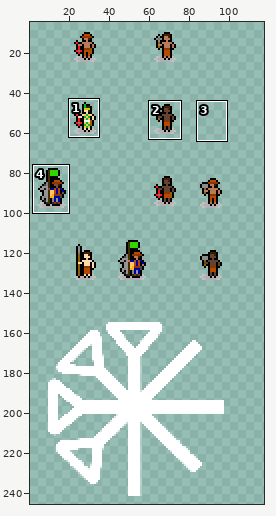
Two states of a sprite sheet, game.png. The picture above shows the old version from afar; the outline marks the close-up.
Close-up. First the earlier version:
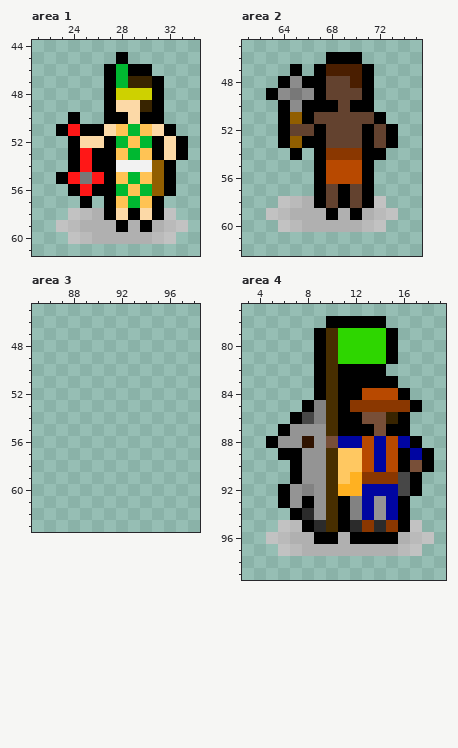
The file is 128x256 pixels. Pixels under 10% opacity are left out. Colours within 5 levels of each other are drawn and written as one. Shown: area 1: x 21..34, y 44..61; area 2: x 61..75, y 45..62; area 3: x 85..98, y 45..63; area 4: x 3..19, y 77..99. The wide view leaves out empty margins. The commit also changed other parts of the picture, which this record leaves out.
After the commit:
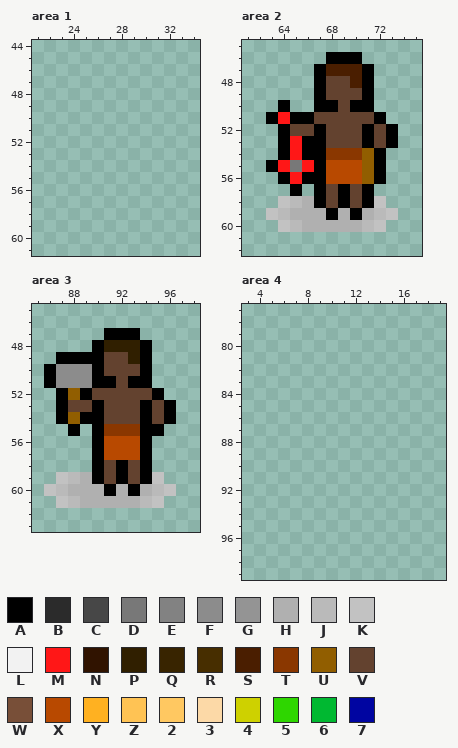
Palette (. is transparent): A #000000  B #2b2b2b  C #474747  D #787878  E #828282  F #8c8c8c  G #949494  H #b0b0b0  J #bababa  K #c2c2c2  L #f2f2f2  M #ff1717  N #301300  P #301f00  Q #382400  R #472e00  S #4a1e00  T #8a3700  U #915e00  V #63422f  W #784f38  X #b84900  Y #ffb121  Z #ffc354  2 #ffc861  3 #fcd9a7  4 #ced100  5 #2ed600  6 #00b831  7 #0005a1
Change:
Area 1:
y 45: x 28 A -> .
y 46: x 27..30 A6AA -> ....
y 47: x 27..31 A6QQA -> .....
y 48: x 27..31 A444A -> .....
y 49: x 27..31 A33QA -> .....
y 50: x 24 A -> .; x 27..31 AA3AA -> .....
y 51: x 23..32 AMAA3Z6Z3A -> ..........
y 52: x 24..33 A33A6Z6A3A -> ..........
y 53: x 24..33 AMAAZ6ZA3A -> ..........
y 54: x 24..32 AMAALLLUA -> .........
y 55: x 23..32 AMDMAZ6ZUA -> ..........
y 56: x 24..32 AMAA6Z6UA -> .........
y 57: x 25 A -> .; x 27..31 AZ6ZA -> .....
y 58: x 24..32 KJHA3A3AK -> .........
y 59: x 23..33 KJHHHAHAHJK -> ...........
y 60: x 24..32 KJHHHHHJK -> .........
Area 2:
y 47: x 65 A -> .
y 48: x 64..66 AFA -> ...
y 49: x 63..66 AFDF -> ....
y 50: x 65..66 FA -> ..
y 51: x 63..65 .AU -> AMA
y 53: x 65 U -> M
y 54: x 64..66 .A. -> AMA; x 71 A -> U
y 55: x 63..66 .... -> AMDM; x 71..72 A. -> UA
y 56: x 64..66 ... -> AMA; x 71..72 A. -> UA
y 57: x 65 . -> A
Area 3:
y 47: x 91..93 ... -> AAA
y 48: x 90..94 ..... -> APPPA
y 49: x 87..94 ........ -> AAAAVVPA
y 50: x 86..94 ......... -> AFFFAVVVA
y 51: x 86..94 ......... -> AFFFAAVAA
y 52: x 87..95 ......... -> AUAVVVVVA
y 53: x 87..96 .......... -> AVVAVVVAVA
y 54: x 87..96 .......... -> AUAAVVVAVA
y 55: x 88 . -> A; x 90..95 ...... -> ATTTAA
y 56..57: x 90..94 ..... -> AXXXA
y 58: x 90..94 ..... -> AVAVA
y 59: x 87..95 ......... -> KJHAVAVAK
y 60: x 86..96 ........... -> KJHHHAHAHJK
y 61: x 87..95 ......... -> KJHHHHHJK
Area 4:
y 78: x 10..14 AAAAA -> .....
y 79..81: x 9..15 AR5555A -> .......
y 82: x 9..14 ARAAAA -> ......
y 83: x 9..15 ARAAAAA -> .......
y 84: x 9..16 ARAAXXXA -> ........
y 85: x 8..17 AERATTTTTA -> ..........
y 86: x 7..16 ACERAAWWQA -> ..........
y 87: x 6..16 AGGGRAAAWAA -> ...........
y 88: x 5..17 AGGNGW77X7X7A -> .............
y 89: x 6..18 AAGGR22X7XA7A -> .............
y 90: x 7..18 AGGR22X7XAWA -> ............
y 91: x 7..17 AGGR2YTTTCA -> ...........
y 92: x 6..17 AGEGRYY777CA -> ............
y 93: x 6..16 AGAGRAE7G7A -> ...........
y 94: x 7..16 ABGRAE7G7A -> ..........
y 95: x 6..17 KJABRABTBTAK -> ............
y 96: x 5..18 KJHHAAHAAAAHJK -> ..............
y 97: x 6..17 KJHHHHHHHHJK -> ............
Boxes around the changes in both close-ups, in picture pixels (x1, y1, x2, y2):
erased: (56, 52, 188, 244)
changed: (266, 64, 314, 196)
changed: (362, 148, 386, 184)
added: (44, 328, 176, 508)
erased: (266, 316, 434, 556)
